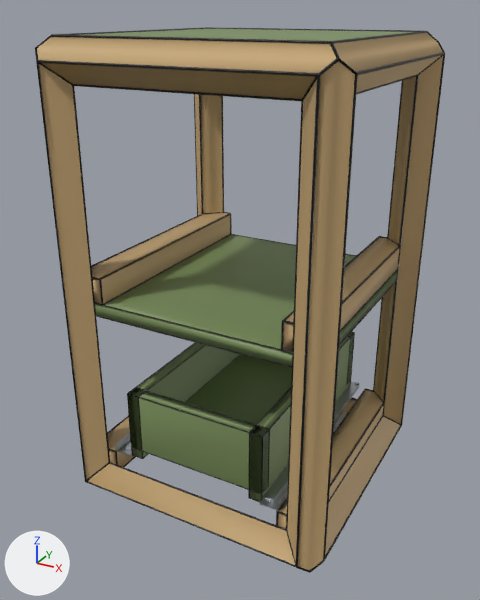
Renders of the glTF model public/catalogue/glb/001-table-chevet.glb from each side of a commit.
Camera for both pictures: a 50 mm lens placed at (0.487, -0.49, 0.535), pointed at (0.144, 0.133, 0.223). Every picture has the same lights, and +X, +Y and +Z are marked at lower left. The older version comes first. Where no turn or scale is listed for an object, it has been applied to the vertices. Vertices at exactly the same position are counted once.
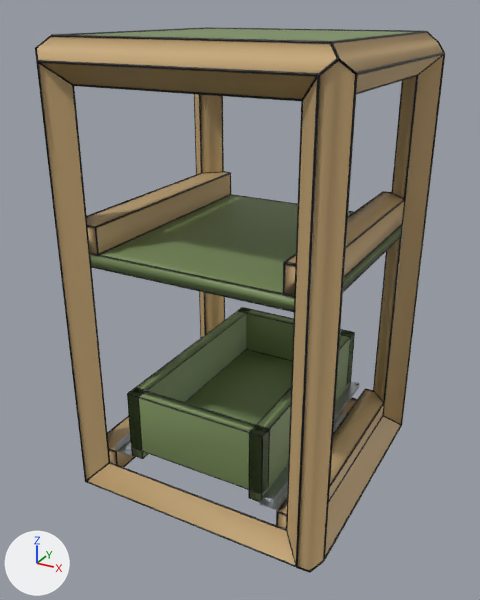
Diff of the bpy script that builds the scene:
```diff
--- a/public/catalogue/glb/001-table-chevet.glb.py
+++ b/public/catalogue/glb/001-table-chevet.glb.py
@@ me_mesh_241 @@
 # used by ob_tablette_plate_mod_0; location = (0.0, 0.0, 0.0)
-me_mesh_241.from_pydata(...)  # 16 vertices, 28 faces; spans x 0.011..0.289, y 0.011..0.289, z 0.228..0.243
+me_mesh_241.from_pydata(...)  # 16 vertices, 28 faces; spans x 0.011..0.289, y 0.011..0.289, z 0.285..0.299
+# me_mesh_241 part 1: the whole mesh is moved by (0.0, 0.0, 0.057)
 me_mesh_241.materials.append(mat_material_26)
@@ me_mesh_266 @@
 # used by ob_tablette_traverse_left_mod_0; location = (0.0, 0.0, 0.0)
-me_mesh_266.from_pydata(...)  # 12 vertices, 20 faces; spans x 0.011..0.044, y 0.011..0.289, z 0.243..0.273
+me_mesh_266.from_pydata(...)  # 12 vertices, 20 faces; spans x 0.011..0.044, y 0.011..0.289, z 0.299..0.329
+# me_mesh_266 part 2: the whole mesh is moved by (0.0, 0.0, 0.057)
 me_mesh_266.materials.append(mat_material_28)
@@ me_mesh_285 @@
 # used by ob_tablette_traverse_right_mod_0; location = (0.0, 0.0, 0.0)
-me_mesh_285.from_pydata(...)  # 12 vertices, 20 faces; spans x 0.256..0.289, y 0.011..0.289, z 0.243..0.273
+me_mesh_285.from_pydata(...)  # 12 vertices, 20 faces; spans x 0.256..0.289, y 0.011..0.289, z 0.299..0.329
+# me_mesh_285 part 3: the whole mesh is moved by (0.0, 0.0, 0.057)
 me_mesh_285.materials.append(mat_material_30)
@@ ob_mesh_243 @@
 ob_mesh_243 = bpy.data.objects.new('Mesh_243', me_mesh_243)
-ob_mesh_243.location = (0.15, 0.011, 0.243)
+ob_mesh_243.location = (0.15, 0.011, 0.299)
@@ ob_mesh_247 @@
 ob_mesh_247 = bpy.data.objects.new('Mesh_247', me_mesh_247)
-ob_mesh_247.location = (0.15, 0.289, 0.243)
+ob_mesh_247.location = (0.15, 0.289, 0.299)
@@ ob_mesh_251 @@
 ob_mesh_251 = bpy.data.objects.new('Mesh_251', me_mesh_251)
-ob_mesh_251.location = (0.15, 0.011, 0.228)
+ob_mesh_251.location = (0.15, 0.011, 0.285)
@@ ob_mesh_253 @@
 ob_mesh_253 = bpy.data.objects.new('Mesh_253', me_mesh_253)
-ob_mesh_253.location = (0.289, 0.15, 0.228)
+ob_mesh_253.location = (0.289, 0.15, 0.285)
@@ ob_mesh_271 @@
 ob_mesh_271 = bpy.data.objects.new('Mesh_271', me_mesh_271)
-ob_mesh_271.location = (0.044, 0.15, 0.243)
+ob_mesh_271.location = (0.044, 0.15, 0.299)
@@ ob_mesh_274 @@
 ob_mesh_274 = bpy.data.objects.new('Mesh_274', me_mesh_274)
-ob_mesh_274.location = (0.011, 0.15, 0.273)
+ob_mesh_274.location = (0.011, 0.15, 0.329)
@@ ob_mesh_277 @@
 ob_mesh_277 = bpy.data.objects.new('Mesh_277', me_mesh_277)
-ob_mesh_277.location = (0.044, 0.15, 0.273)
+ob_mesh_277.location = (0.044, 0.15, 0.329)
@@ ob_mesh_284 @@
 ob_mesh_284 = bpy.data.objects.new('Mesh_284', me_mesh_284)
-ob_mesh_284.location = (0.044, 0.011, 0.257)
+ob_mesh_284.location = (0.044, 0.011, 0.315)
@@ ob_mesh_287 @@
 ob_mesh_287 = bpy.data.objects.new('Mesh_287', me_mesh_287)
-ob_mesh_287.location = (0.289, 0.15, 0.243)
+ob_mesh_287.location = (0.289, 0.15, 0.299)
@@ ob_mesh_293 @@
 ob_mesh_293 = bpy.data.objects.new('Mesh_293', me_mesh_293)
-ob_mesh_293.location = (0.289, 0.15, 0.273)
+ob_mesh_293.location = (0.289, 0.15, 0.329)
@@ ob_mesh_296 @@
 ob_mesh_296 = bpy.data.objects.new('Mesh_296', me_mesh_296)
-ob_mesh_296.location = (0.256, 0.15, 0.273)
+ob_mesh_296.location = (0.256, 0.15, 0.329)
@@ ob_mesh_298 @@
 ob_mesh_298 = bpy.data.objects.new('Mesh_298', me_mesh_298)
-ob_mesh_298.location = (0.268, 0.011, 0.257)
+ob_mesh_298.location = (0.268, 0.011, 0.315)
@@ ob_mesh_303 @@
 ob_mesh_303 = bpy.data.objects.new('Mesh_303', me_mesh_303)
-ob_mesh_303.location = (0.256, 0.011, 0.257)
+ob_mesh_303.location = (0.256, 0.011, 0.315)
```

Pixel boxes [x1, y1, x2, y2] of what changed, in the pictures (480 x 600 px):
'tablette-plate-mod-0', moved: before [95, 235, 397, 366]; after [90, 195, 402, 311]
'tablette-traverse-left-mod-0', moved: before [92, 213, 230, 304]; after [87, 172, 230, 254]
'tablette-traverse-right-mod-0', moved: before [283, 238, 399, 351]; after [285, 193, 404, 295]
'Mesh_251', moved: before [96, 315, 292, 368]; after [91, 266, 294, 312]
'Mesh_277', moved: before [100, 213, 231, 280]; after [95, 172, 231, 228]
'Mesh_243', moved: before [103, 305, 281, 351]; after [98, 255, 283, 295]
'Mesh_271', moved: before [103, 234, 231, 305]; after [99, 194, 231, 255]
'Mesh_274', moved: before [91, 214, 203, 267]; after [87, 173, 202, 217]
'Mesh_293', moved: before [342, 245, 401, 304]; after [346, 199, 405, 248]
'Mesh_287', moved: before [340, 269, 399, 332]; after [344, 224, 403, 278]
'Mesh_296', moved: before [282, 236, 380, 321]; after [286, 191, 384, 262]
'Mesh_253', moved: before [339, 281, 397, 345]; after [343, 236, 401, 292]
'Mesh_303', moved: before [281, 322, 284, 351]; after [282, 262, 286, 294]
'Mesh_247', moved (mostly hidden): before [231, 234, 356, 256]; after [231, 194, 353, 212]
'Mesh_284', moved: before [99, 279, 103, 306]; after [95, 227, 99, 255]
'Mesh_298', moved: before [292, 324, 295, 354]; after [294, 265, 297, 297]
'drawer-box-arriere-mod-1', unchanged, uncovered by the edit: before [348, 334, 353, 381]; after [239, 308, 353, 381]
